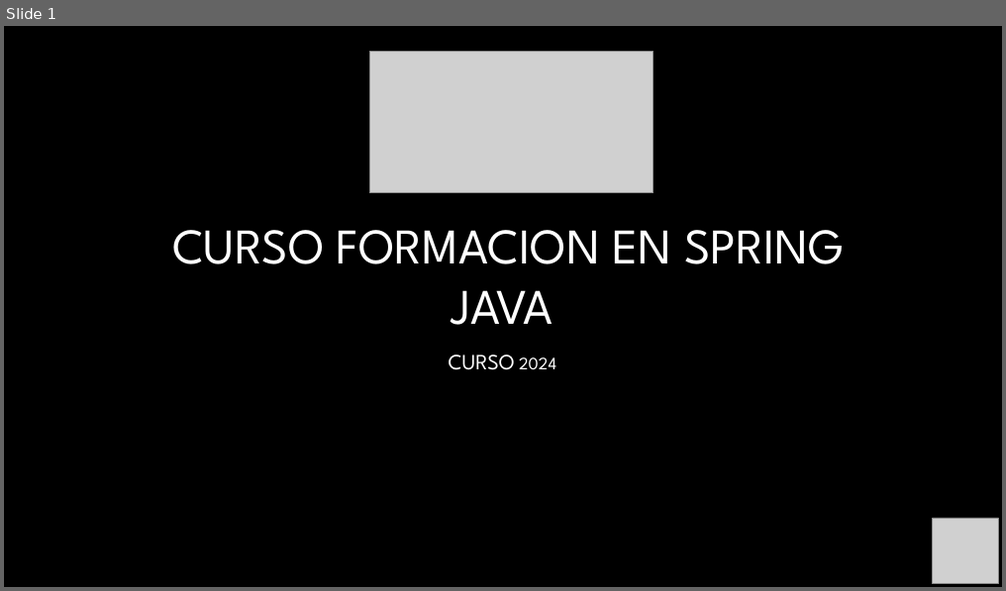
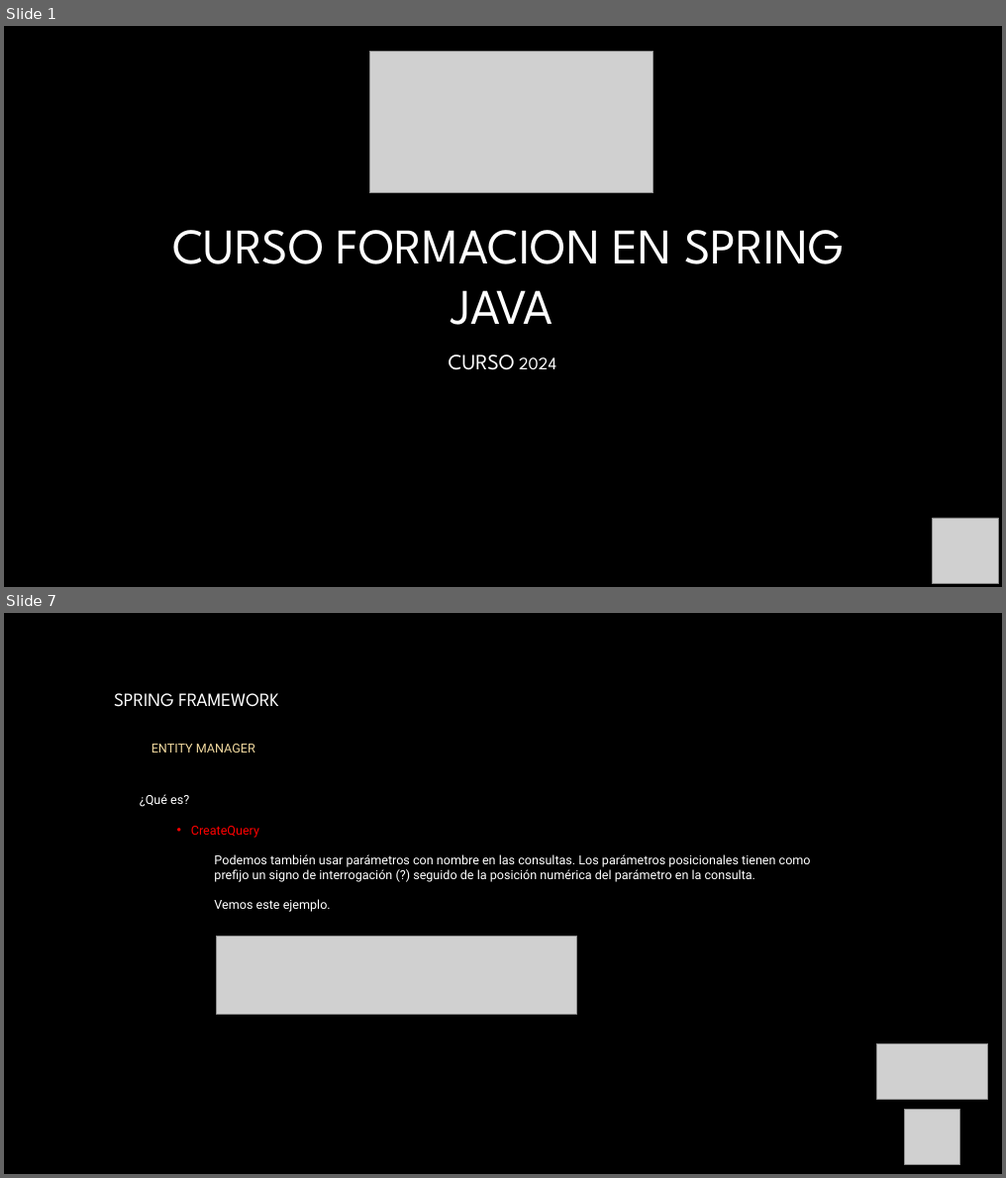
Before and after one commit to AntonioPardoRuiz/cursoSpring, a slide deck: Unidad 9- Spring MVC IV-Entity Manager.pptx. Shown one above the other, each under a label of ours: slide 1 before the commit, slides 1 and 7 after it; the slides between them are not shown. The pictures are 1006x591 and 1006x1178 pixels, drawn with LibreOffice and Linux fonts; fonts in the diff are those of the drawing; grey boxes stand for pictures; background and template pictures are left out. Boxes give left, top, right and bottom in pixels: in the first picture for what was removed or moved away, otherwise in the second. Text is boxed around its words. In the diff, an @@ line names an element or a change of style, - is before the commit and + after.

```diff
--- a/Unidad 9- Spring MVC IV-Entity Manager.pptx
+++ b/Unidad 9- Spring MVC IV-Entity Manager.pptx
@@ slide 7 added at (x1=4, y1=613, x2=1002, y2=1174), background picture (left out) @@
@@ text added at (x1=114, y1=693, x2=279, y2=753), 18 pt, text #FFFFFF @@
+SPRING FRAMEWORK
+  ENTITY MANAGER
@@ text added at (x1=140, y1=794, x2=811, y2=912), 12 pt, text #FFFFFF @@
+  ¿Qué es?
+    • CreateQuery
+      Podemos también usar parámetros con nombre en las consultas. Los parámetros posicionales tienen como prefijo un signo de interrogación (?) seguido de la posición numérica del parámetro en la consulta.
+      Vemos este ejemplo.
@@ picture added at (x1=217, y1=937, x2=576, y2=1014) @@
@@ picture added at (x1=877, y1=1045, x2=988, y2=1100) @@
@@ picture added at (x1=905, y1=1110, x2=960, y2=1165) @@
```
Also in this commit, not shown: 2 slides changed, 5 other slides added, 30 other files.
